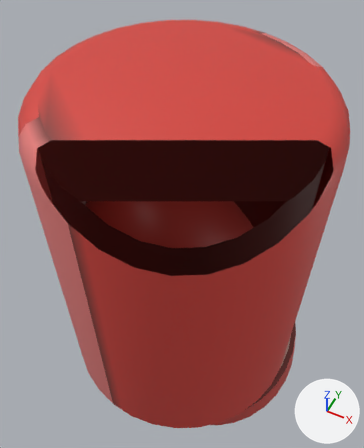
Renders of the glTF model models/tools/tool_marker_medium.glb from each side of a commit.
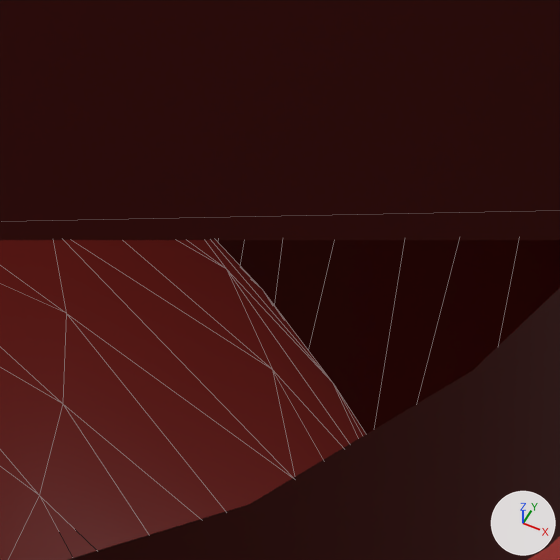
Old and new are each drawn whole from a 50 mm camera at (1.28, -2.59, 4.19) aimed at (-0.3, 0.57, 0.23) and again close up on the part from 56% to 77% of the width and 38% to 55% of the height. Arrows for +X, +Y and +Z are at lower right; the lights stay in place. The close-ups show mesh edges as thin lines. Everything nearer to the camera than a plane just in front of the edit is cut away. Where no turn or scale is listed for an object, it has been applied to the vertices. Vertices at the same position are counted once.

Script lines for the objects in view, before the commit:
```python
me_cylinder_001 = bpy.data.meshes.new('Cylinder.001')
me_cylinder_001.from_pydata(...)  # 238 vertices, 472 faces; spans x -1.13..1.13, y -1.13..1.13, z -0.72..2.28
me_cylinder_001.materials.append(mat_material)
me_cylinder_004 = bpy.data.meshes.new('Cylinder.004')
me_cylinder_004.from_pydata(...)  # 424 vertices, 836 faces; spans x -1.07..1.21, y -1.01..1.79, z -2.49..1.89
me_cylinder_004.materials.append(mat_material)
ob_cap_001 = bpy.data.objects.new('Cap.001', me_cylinder_001)
ob_cap_001.location = (0.0, 0.0, 0.0)
ob_marker_001 = bpy.data.objects.new('Marker.001', me_cylinder_004)
ob_marker_001.location = (0.0, 0.0, 0.0)
```
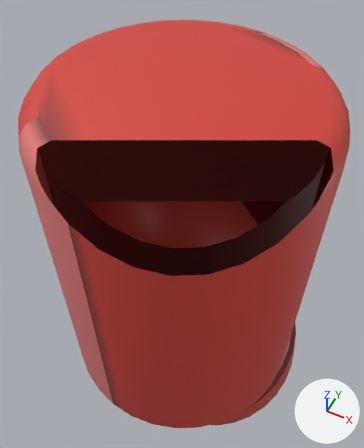
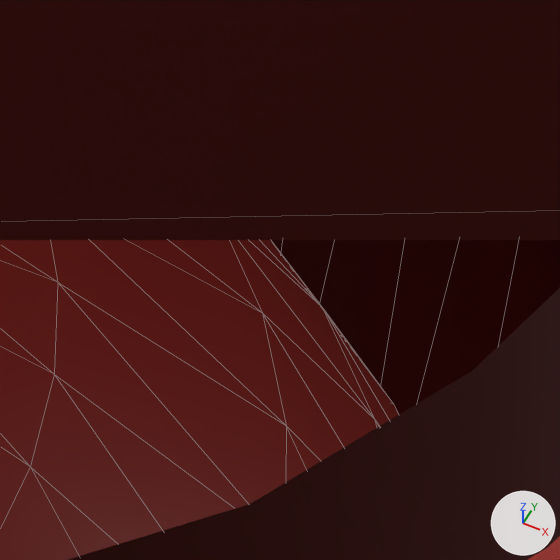
What changed in the scene script:
```text
Change me_cylinder_004:
    used by ob_marker_001; location = (0.0, 0.0, 0.0)
    remove me_cylinder_004.from_pydata(...)  # 424 vertices, 836 faces; spans x -1.07..1.21, y -1.01..1.79, z -2.49..1.89
    add me_cylinder_004.from_pydata(...)  # 492 vertices, 968 faces; spans x -1.07..1.21, y -1.05..1.79, z -2.49..1.89
    me_cylinder_004 part 1
    25 vertices in x -0.4..0.27, y -0.89..-0.26, z 1.58..1.8 move by (0.0, -0.01, 0.03)
    20 vertices in x -0.55..0.43, y -0.97..-0.04, z 1.32..1.64 move by (0.0, -0.02, 0.06)
    15 vertices in x -0.91..0.91, y -0.84..0.68, z -0.36..0.19 move by (-0.01, -0.11, 0.31)
    14 vertices in x -0.87..0.82, y -0.92..0.7, z 0.03..0.59 move by (-0.01, -0.08, 0.25)
    14 vertices in x -0.77..0.85, y -0.92..0.71, z 0.04..0.59 move by (-0.01, -0.09, 0.25)
    12 vertices in x -0.7..0.61, y -1.01..0.28, z 0.84..1.29 move by (0.0, -0.04, 0.13)
    156 vertices move from x -0.92..0.97, y -1.01..1.12, z -0.98..1.86 to x -0.93..0.95, y -1.05..0.98, z -0.57..1.87
```

Where the change shows, as pixel boxes (x1, y1, x2, y2) in the close-ups (560 x 560 px):
'Marker.001', reshaped: before (0, 240, 366, 560); after (0, 240, 399, 560)
